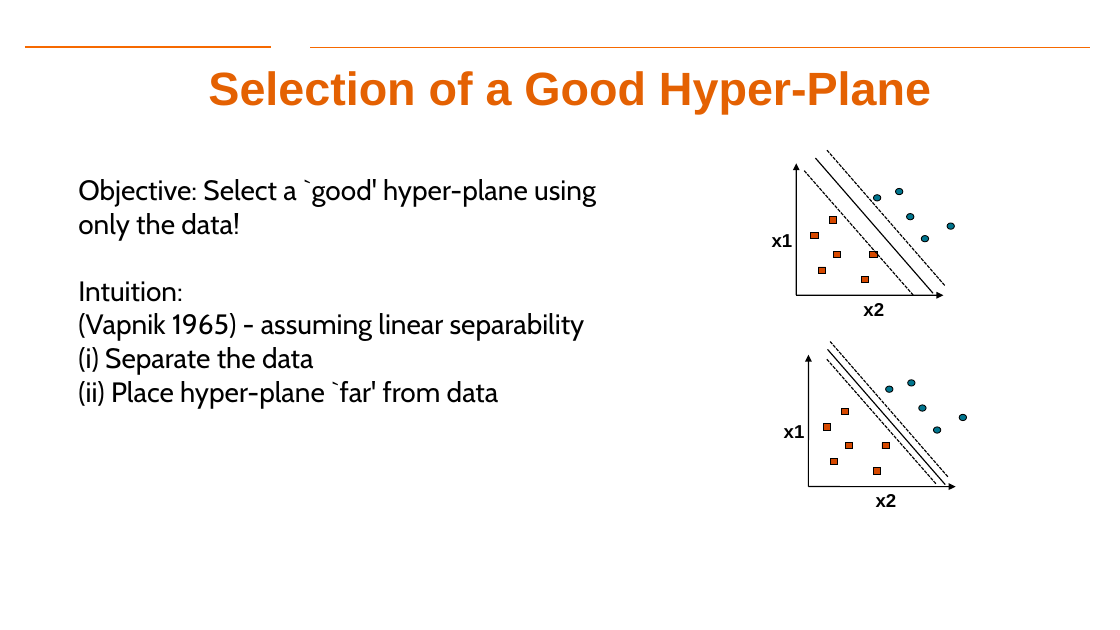
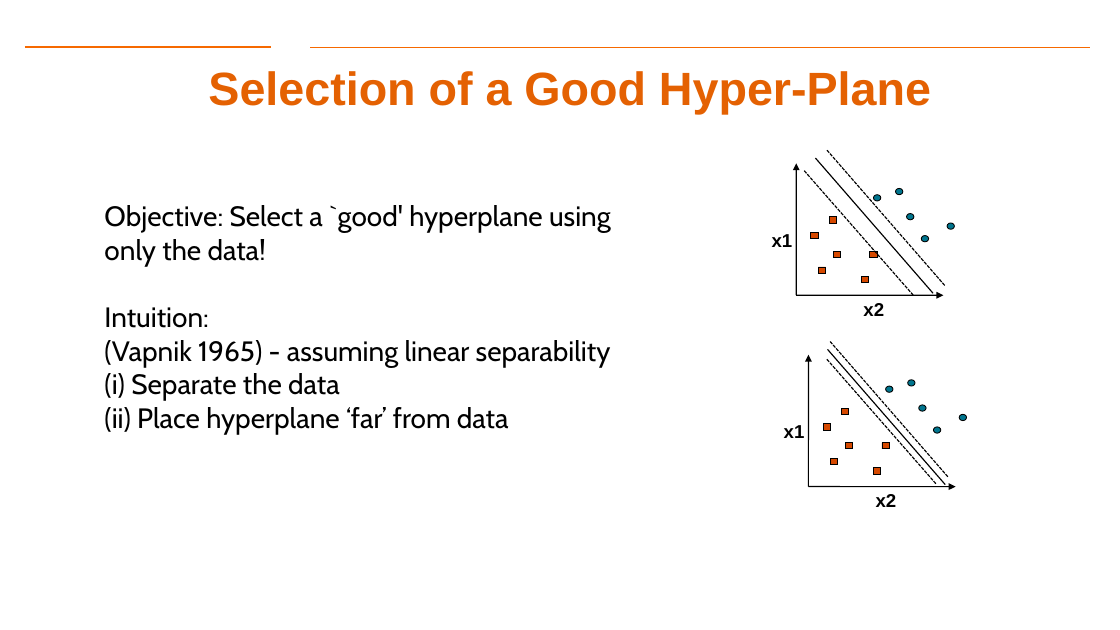
Before and after one commit to gk5951/RIT-DSCI-633-FDS, a slide deck: slide 12 of Syllabus/Lecture07/Lec07.pptx. Drawn at 1120x630 pixels with LibreOffice and Linux fonts; fonts in the diff are those of the drawing; background and template pictures are left out. Boxes give left, top, right and bottom in pixels: in the first picture for what was removed or moved away, otherwise in the second. Text is boxed around its words. In the diff, an @@ line names an element or a change of style, - is before the commit and + after.

```diff
--- a/Syllabus/Lecture07/Lec07.pptx
+++ b/Syllabus/Lecture07/Lec07.pptx
@@ text "Objective: Select a `good' hyperplane ...": place and size @@
-text "Objective: Select a `good' hyperplane ..." at bbox=[78, 179, 596, 408]
+text "Objective: Select a `good' hyperplane ..." at bbox=[104, 205, 611, 434]
@@ text at bbox=[104, 205, 611, 233]: text changed @@
-Objective: Select a `good' hyper-plane using
+Objective: Select a `good' hyperplane using
@@ text at bbox=[104, 407, 509, 434]: text changed @@
-(ii) Place hyper-plane `far' from data
+(ii) Place hyperplane ‘far’ from data
```
Also in this commit, not shown: 11 other slides changed, 3 other files.
